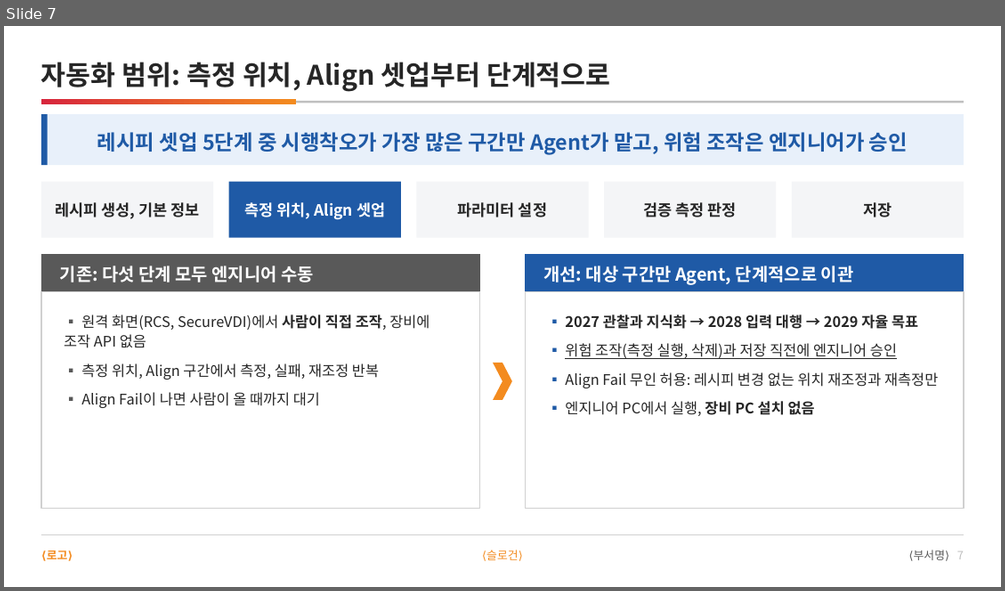
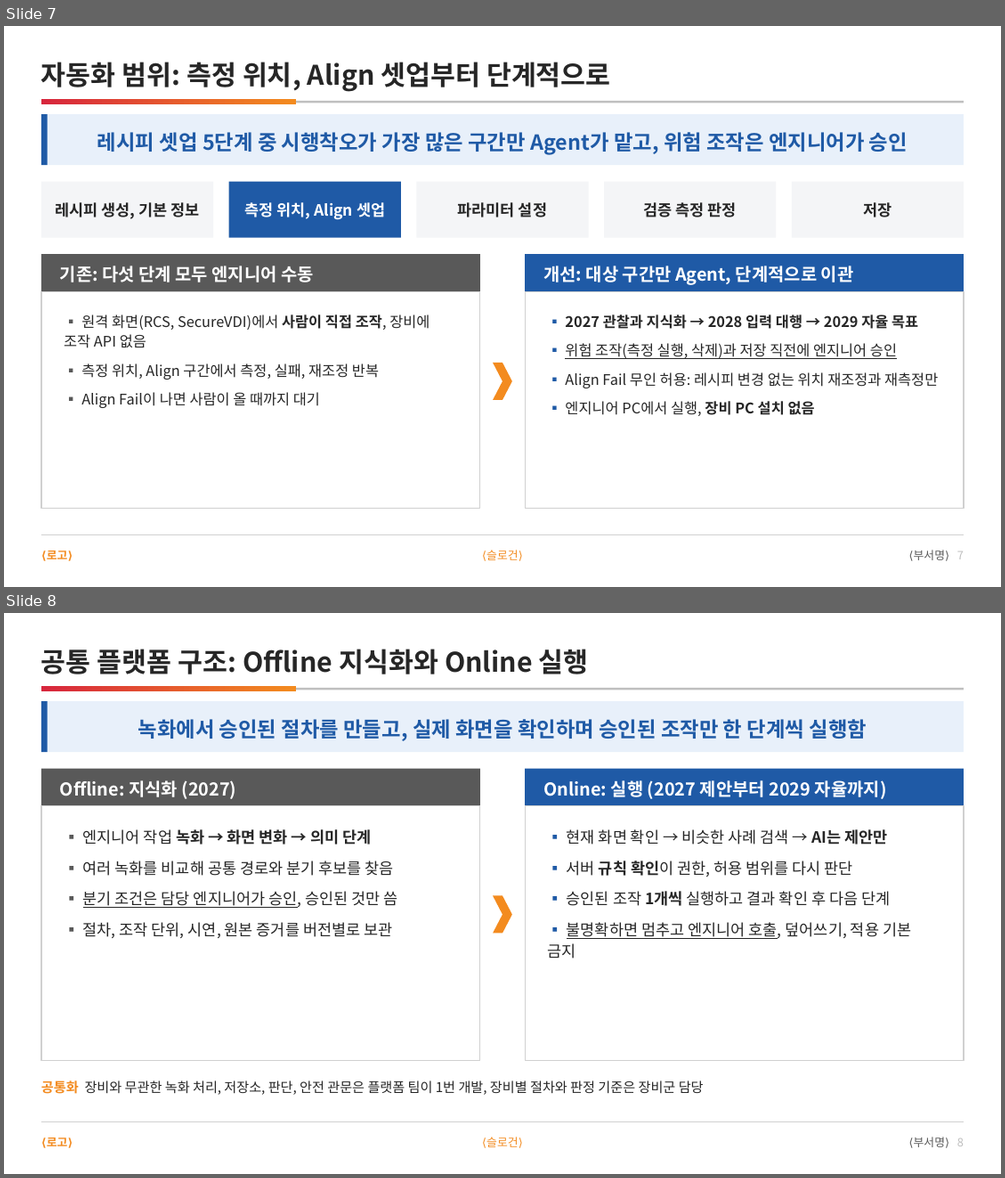
Before and after one commit to DarrenKoi/pm_notes, a slide deck: my-task/arc-tf/deliverables/arc-tf-proposal.pptx. Shown one above the other, each under a label of ours: slide 7 before the commit, slides 7 and 8 after it. The pictures are 1005x591 and 1005x1178 pixels, drawn with LibreOffice and Linux fonts; fonts in the diff are those of the drawing. Boxes give left, top, right and bottom in pixels: in the first picture for what was removed or moved away, otherwise in the second. Text is boxed around its words. In the diff, an @@ line names an element or a change of style, - is before the commit and + after.

```diff
--- a/my-task/arc-tf/deliverables/arc-tf-proposal.pptx
+++ b/my-task/arc-tf/deliverables/arc-tf-proposal.pptx
@@ slide 8 added at <box>4,613,1001,1174</box>, background #FFFFFF @@
@@ text added at <box>41,649,589,674</box>, 26 pt, text #262626, bold @@
+공통 플랫폼 구조: Offline 지식화와 Online 실행
@@ rectangle added at <box>41,688,963,690</box>, fill #BFBFBF @@
@@ rectangle added at <box>41,686,296,691</box>, fill gradient #D7263D to #F38B1F @@
@@ rectangle added at <box>41,701,963,752</box>, fill #E8F0FA @@
@@ rectangle added at <box>41,701,48,752</box>, fill #1F5AA6 @@
@@ text added at <box>138,719,866,741</box>, 20 pt, text #1F5AA6, bold @@
+녹화에서 승인된 절차를 만들고, 실제 화면을 확인하며 승인된 조작만 한 단계씩 실행함
@@ rectangle added at <box>41,769,480,806</box>, fill #595959 @@
@@ rectangle added at <box>526,769,964,806</box>, fill #1F5AA6 @@
@@ text added at <box>60,780,237,799</box>, 17 pt, text #FFFFFF, bold @@
+Offline: 지식화 (2027)
@@ text added at <box>543,780,887,799</box>, 17 pt, text #FFFFFF, bold @@
+Online: 실행 (2027 제안부터 2029 자율까지)
@@ rectangle added at <box>41,806,480,1060</box>, fill #FFFFFF, outline #D0D0D0 1 pt @@
@@ rectangle added at <box>526,806,964,1060</box>, fill #FFFFFF, outline #D0D0D0 1 pt @@
@@ text added at <box>83,829,398,938</box>, 15 pt, text #262626 @@
+▪ 엔지니어 작업 녹화 → 화면 변화 → 의미 단계
+▪ 여러 녹화를 비교해 공통 경로와 분기 후보를 찾음
+▪ 분기 조건은 담당 엔지니어가 승인, 승인된 것만 씀
+▪ 절차, 조작 단위, 시연, 원본 증거를 버전별로 보관
@@ text added at <box>547,829,911,958</box>, 15 pt, text #262626 @@
+▪ 현재 화면 확인 → 비슷한 사례 검색 → AI는 제안만
+▪ 서버 규칙 확인이 권한, 허용 범위를 다시 판단
+▪ 승인된 조작 1개씩 실행하고 결과 확인 후 다음 단계
+▪ 불명확하면 멈추고 엔지니어 호출, 덮어쓰기, 적용 기본 금지
@@ chevron added at <box>493,896,512,933</box>, fill #F38B1F @@
@@ text added at <box>41,1080,704,1094</box>, 13 pt, text #262626 @@
+공통화 장비와 무관한 녹화 처리, 저장소, 판단, 안전 관문은 플랫폼 팀이 1번 개발, 장비별 절차와 판정 기준은 장비군 담당
@@ rectangle added at <box>41,1121,963,1122</box>, fill #D0D0D0 @@
@@ text added at <box>47,1137,68,1146</box>, 11 pt, text #F38B1F, bold @@
+⟨로고⟩
@@ text added at <box>486,1136,518,1147</box>, 11 pt, text #F38B1F @@
+⟨슬로건⟩
@@ text added at <box>914,1136,963,1147</box>, 11 pt, text #595959 @@
+⟨부서명⟩ 8
```
Also in this commit, not shown: 6 slides changed, 41 other files.
